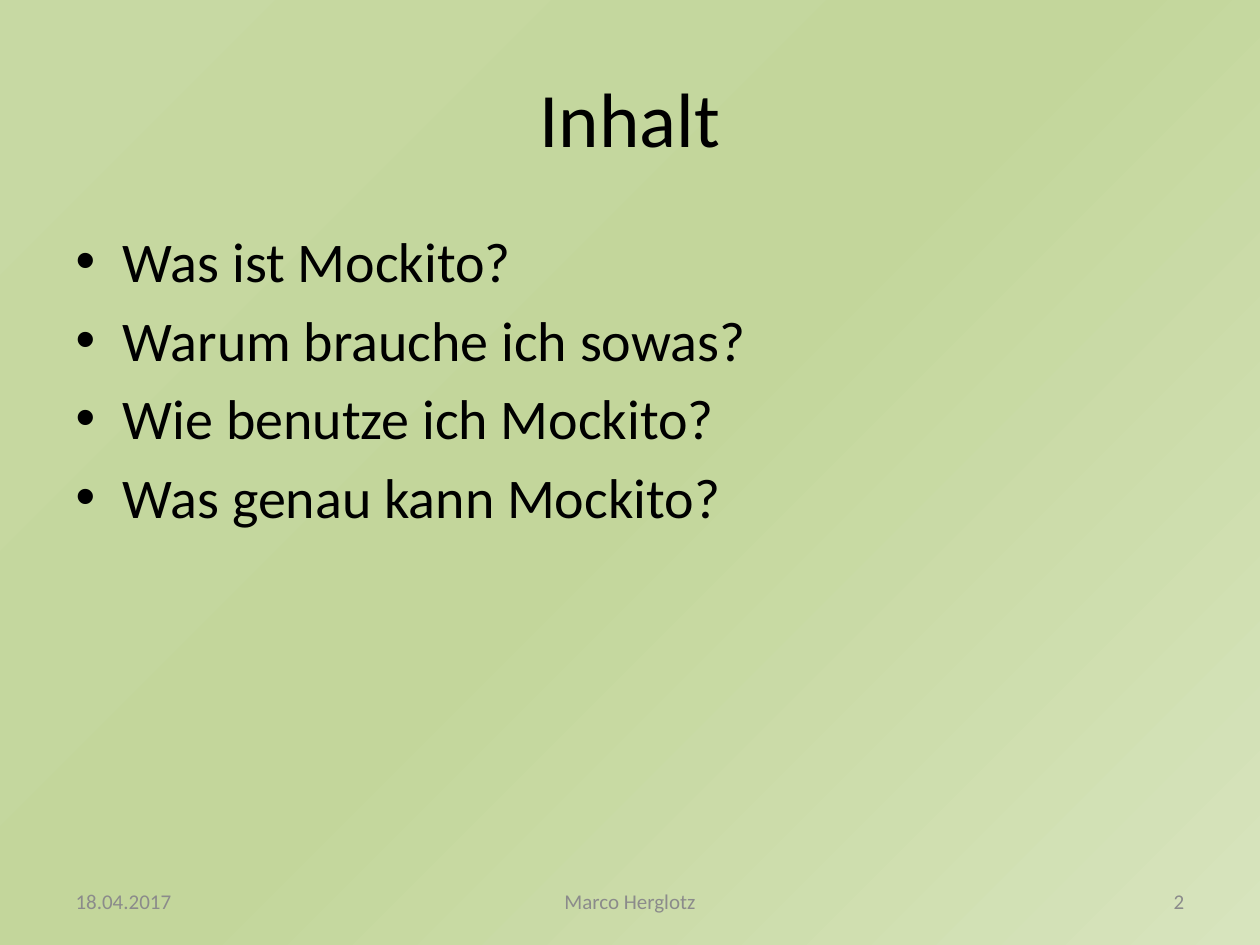
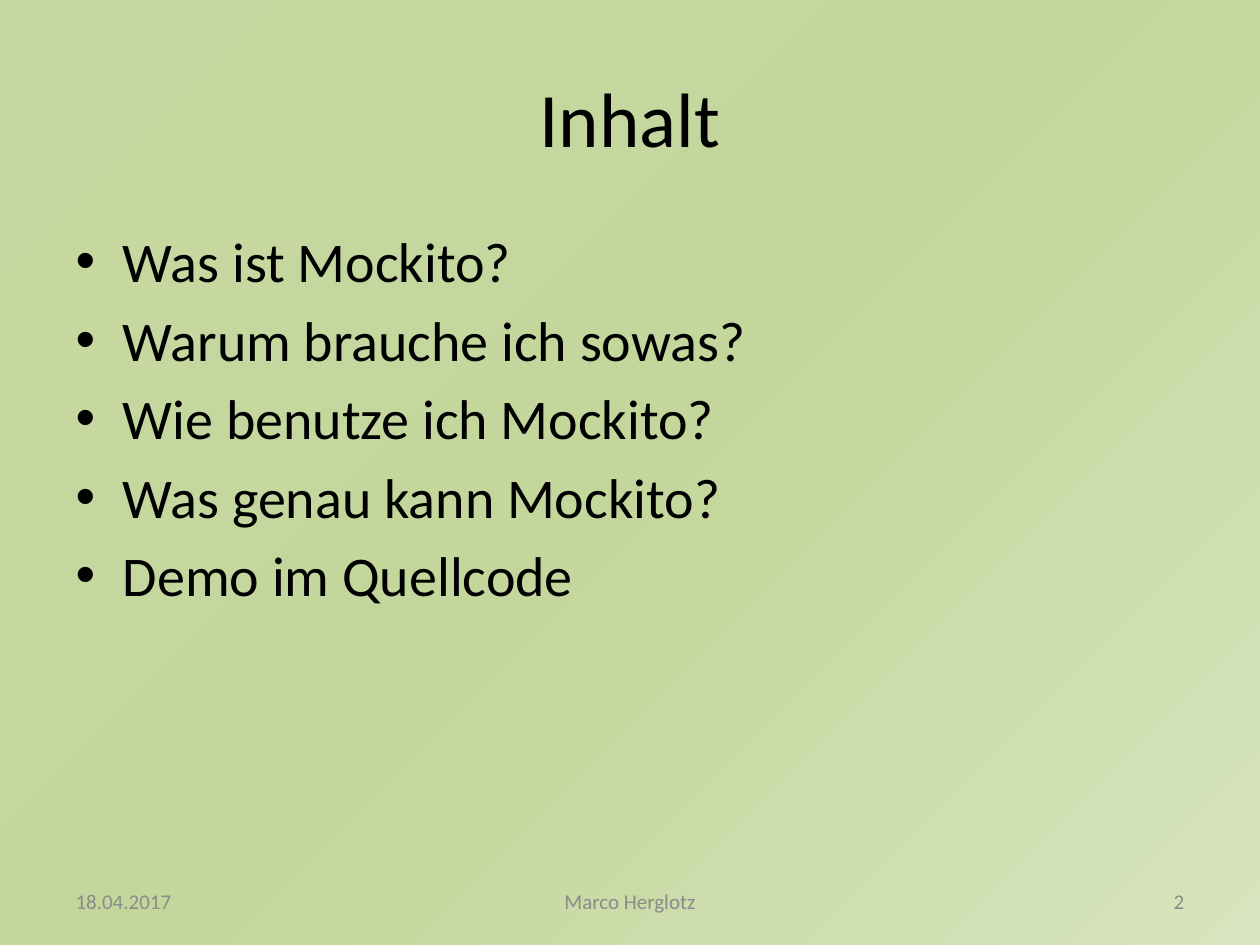
Before and after one commit to flitzpiepe96/Mockito, a slide deck: slide 2 of Mockito.pptx. Drawn at 1260x945 pixels with LibreOffice and Linux fonts; fonts in the diff are those of the drawing. Boxes give left, top, right and bottom in pixels: in the first picture for what was removed or moved away, otherwise in the second. Text is boxed around its words. In the diff, an @@ line names an element or a change of style, - is before the commit and + after.

Commit message:
Updated demo project

```diff
--- a/Mockito.pptx
+++ b/Mockito.pptx
@@ text at [123, 557, 573, 604]: paragraph added @@
+• Demo im Quellcode
```
Also in this commit, not shown: 1 slide added, 13 other files.
